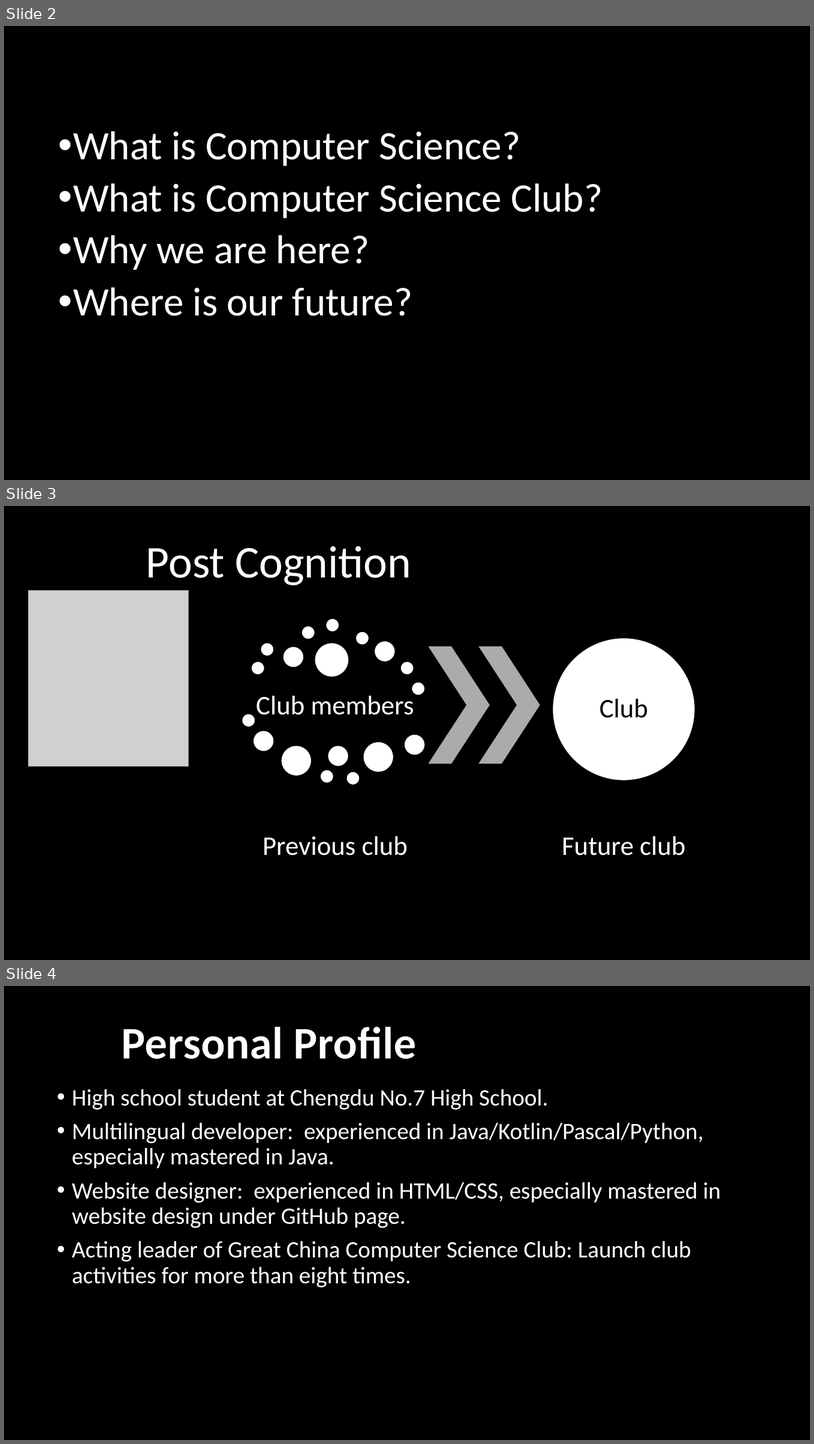
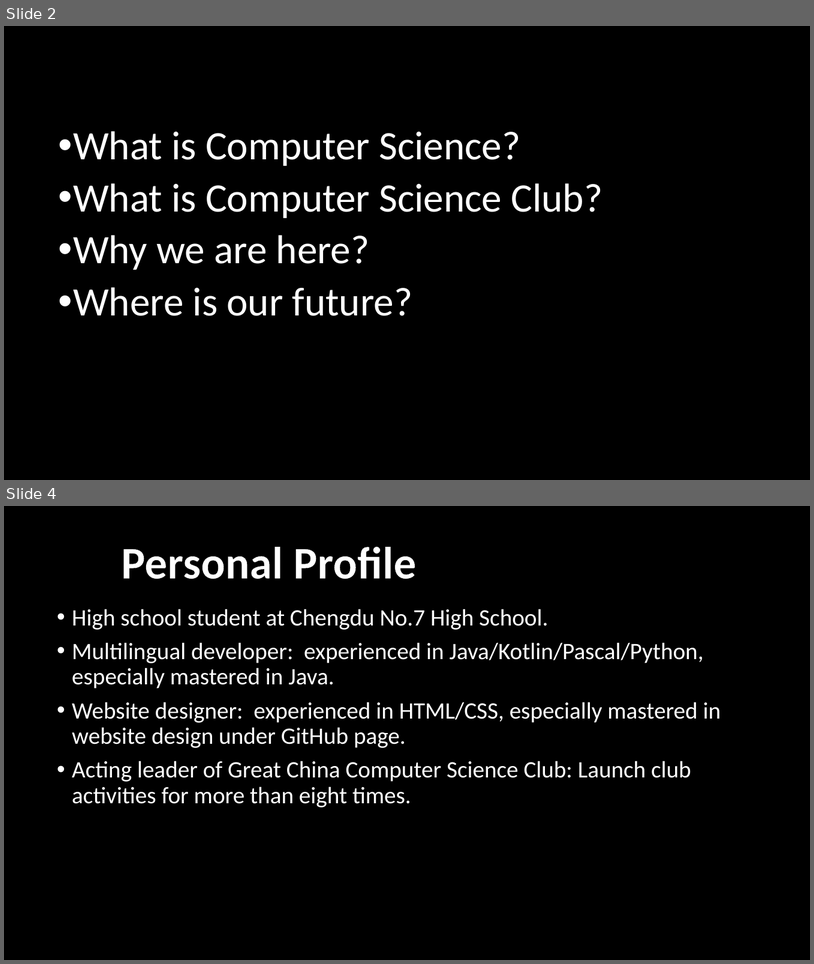
Before and after one commit to xungeer29/Resume, a slide deck: presentation/campaign presentation.pptx. Shown one above the other, each under a label of ours: slides 2, 3 and 4 before the commit, slides 2 and 4 after it; the slides between them are not shown. The pictures are 814x1444 and 814x964 pixels, drawn with LibreOffice and Linux fonts; fonts in the diff are those of the drawing; grey boxes stand for pictures; background and template pictures are left out. Boxes give left, top, right and bottom in pixels: in the first picture for what was removed or moved away, otherwise in the second. Text is boxed around its words. In the diff, an @@ line names an element or a change of style, - is before the commit and + after.

Commit message:
update presentation

```diff
--- a/presentation/campaign presentation.pptx
+++ b/presentation/campaign presentation.pptx
@@ slide 3 removed at <box>4,506,810,960</box>, background #000000 @@
@@ text removed at <box>146,546,411,585</box> @@
-Post Cognition
@@ picture removed at <box>28,591,189,767</box> @@
@@ chevron removed at <box>429,646,491,764</box> @@
@@ chevron removed at <box>479,646,540,764</box> @@
@@ freeform shape removed at <box>552,638,695,781</box> @@
-Club
@@ group removed at <box>242,619,426,898</box>: 18 ellipses, 2 frees @@
-Club members
-Previous club
@@ free removed at <box>540,795,708,898</box> @@
-Future club
```
Also in this commit, not shown: 2 slides changed, 1 slide added.
